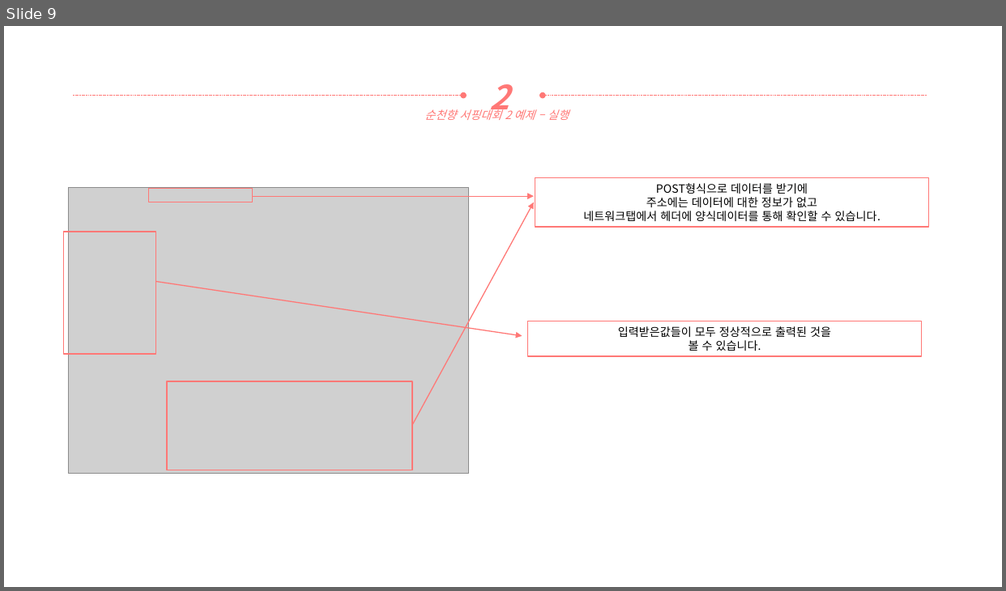
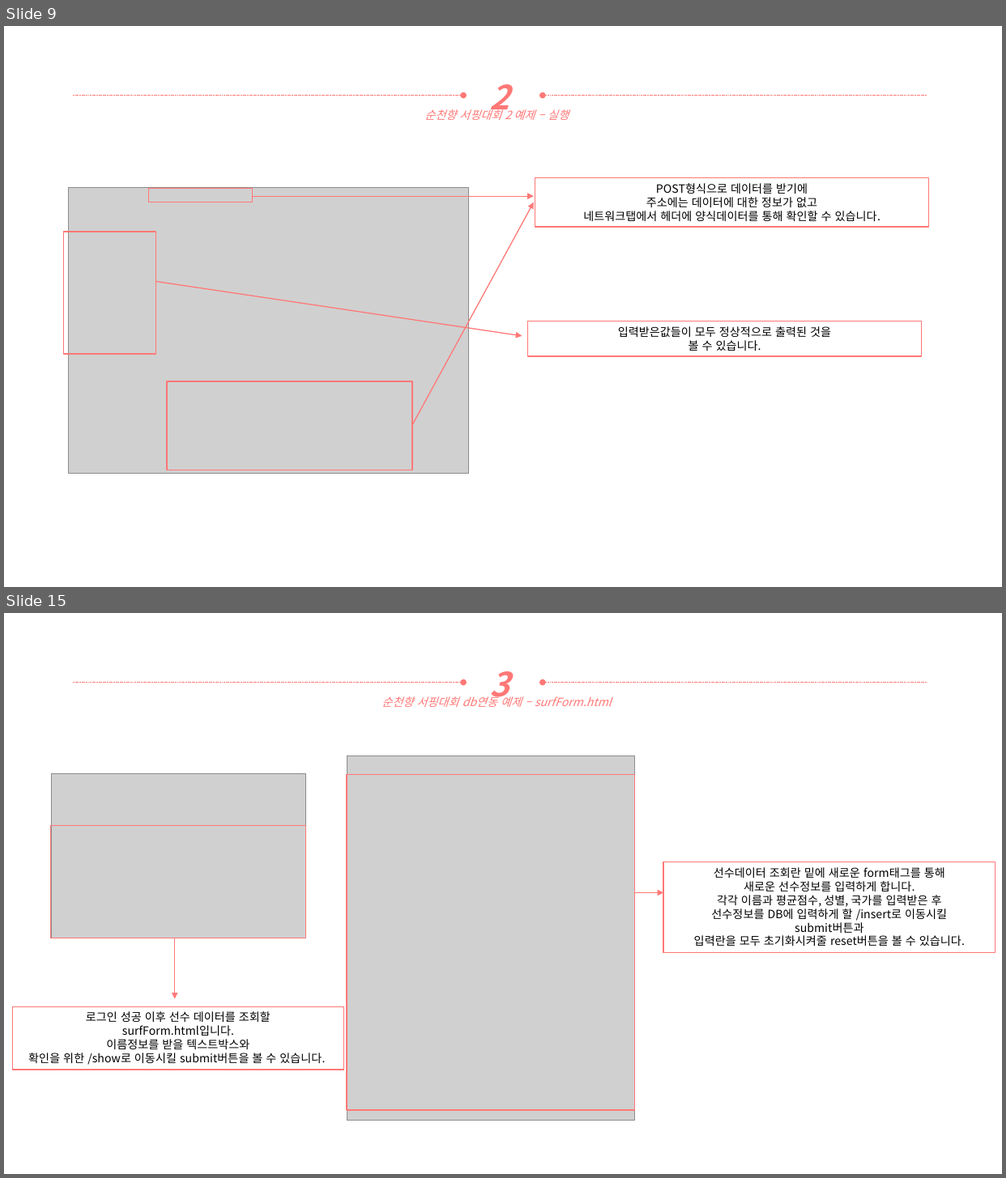
Before and after one commit to yooatom2200/Programing_Base_2, a slide deck: 6장/20164091-송희령-6주차 과제.pptx. Shown one above the other, each under a label of ours: slide 9 before the commit, slides 9 and 15 after it; the slides between them are not shown. The pictures are 1006x591 and 1006x1178 pixels, drawn with LibreOffice and Linux fonts; fonts in the diff are those of the drawing; grey boxes stand for pictures. Boxes give left, top, right and bottom in pixels: in the first picture for what was removed or moved away, otherwise in the second. Text is boxed around its words. In the diff, an @@ line names an element or a change of style, - is before the commit and + after.

```diff
--- a/6장/20164091-송희령-6주차 과제.pptx
+++ b/6장/20164091-송희령-6주차 과제.pptx
@@ slide 15 added at bbox=[4, 613, 1002, 1174], background #FFFFFF @@
@@ arrow added from (73, 683) to (463, 683), #FF7876 0.5 pt dashed @@
@@ text added at bbox=[490, 671, 509, 705], 32 pt, text #FF7876, bold, italic @@
+3
@@ arrow added from (927, 683) to (543, 683), #FF7876 0.5 pt dashed @@
@@ text added at bbox=[381, 695, 612, 707], 11 pt, text #FF7876, italic @@
+순천향 서핑대회 db연동 예제 – surfForm.html
@@ picture added at bbox=[347, 756, 635, 1121] @@
@@ picture added at bbox=[51, 774, 305, 938] @@
@@ rectangle added at bbox=[347, 775, 635, 1111], outline #FF7876 1 pt @@
@@ rectangle added at bbox=[50, 825, 305, 938], outline #FF7876 1 pt @@
@@ rectangle added at bbox=[663, 862, 995, 953], outline #FF7876 1 pt, 11 pt, text #000000 @@
+선수데이터 조회란 밑에 새로운 form태그를 통해
+새로운 선수정보를 입력하게 합니다.
+각각 이름과 평균점수, 성별, 국가를 입력받은 후
+선수정보를 DB에 입력하게 할 /insert로 이동시킬
+submit버튼과
+입력란을 모두 초기화시켜줄 reset버튼을 볼 수 있습니다.
@@ arrow added from (635, 893) to (663, 893), #FF7876 1 pt @@
@@ arrow added from (175, 938) to (175, 999), #FF7876 1 pt @@
@@ rectangle added at bbox=[12, 1007, 344, 1070], outline #FF7876 1 pt, 11 pt, text #000000 @@
+로그인 성공 이후 선수 데이터를 조회할
+surfForm.html입니다.
+이름정보를 받을 텍스트박스와
+확인을 위한 /show로 이동시킬 submit버튼을 볼 수 있습니다.
```
Also in this commit, not shown: 10 other slides added, 7 other files.
